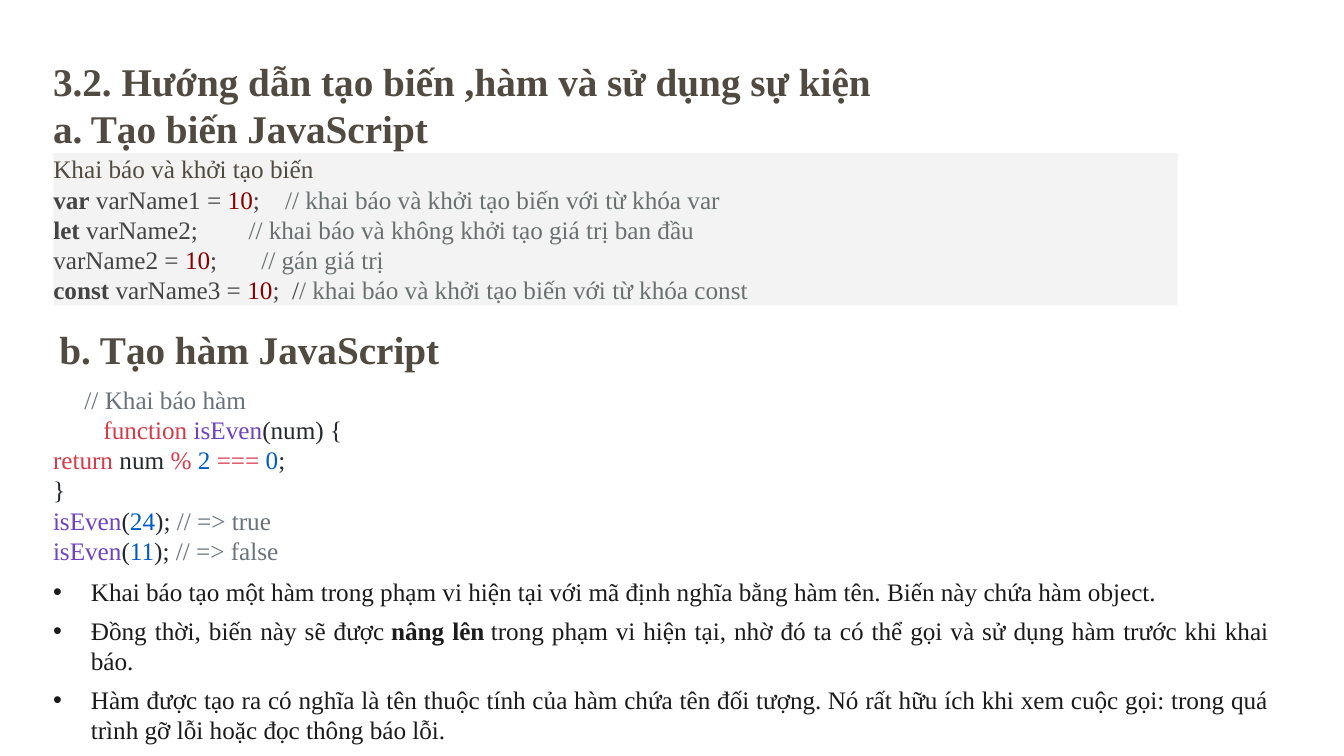
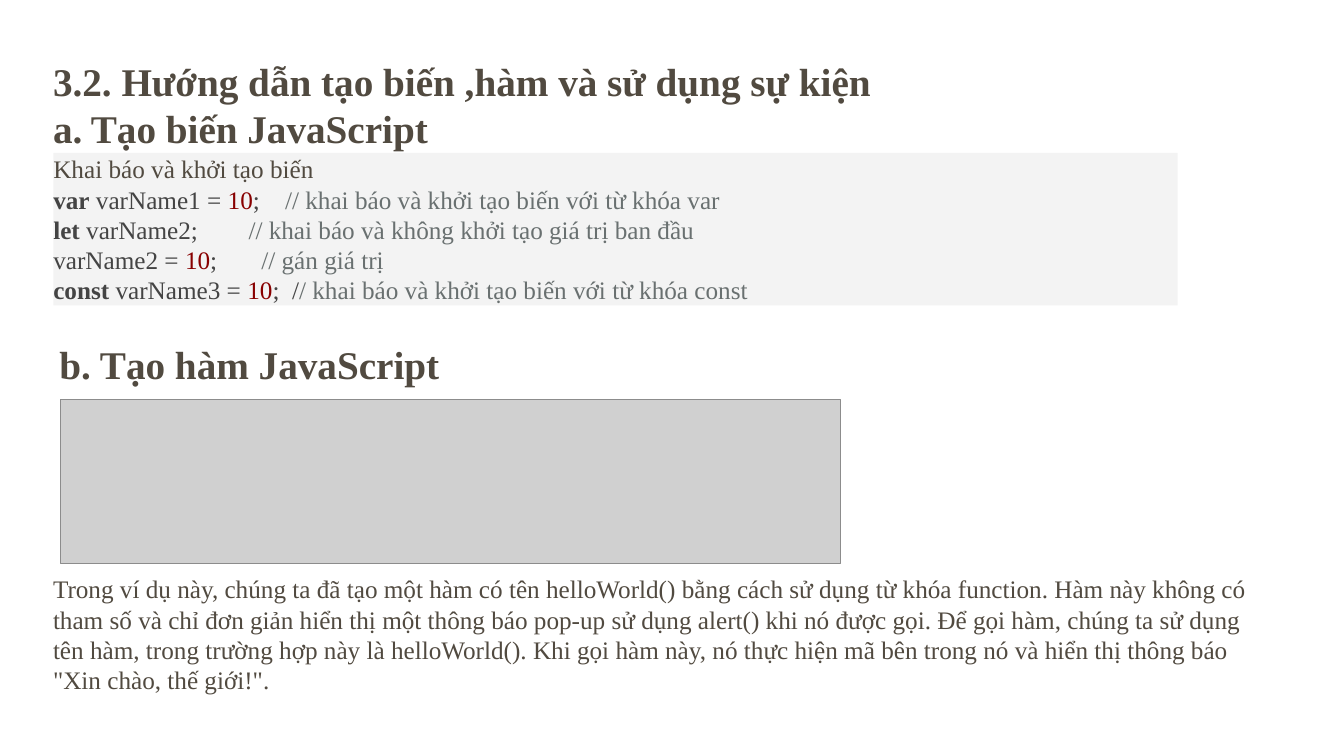
Before and after one commit to HaHung2/webnhom7, a slide deck: slide 10 of NHÓM-7-CÔNG-NGHỆ-WEB.pptx (slide 9 before the commit). Drawn at 1344x756 pixels with LibreOffice and Linux fonts; fonts in the diff are those of the drawing; grey boxes stand for pictures; background and template pictures are left out. Boxes give left, top, right and bottom in pixels: in the first picture for what was removed or moved away, otherwise in the second. Text is boxed around its words. In the diff, an @@ line names an element or a change of style, - is before the commit and + after.

```diff
--- a/NHÓM-7-CÔNG-NGHỆ-WEB.pptx
+++ b/NHÓM-7-CÔNG-NGHỆ-WEB.pptx
@@ text "b. Tạo hàm JavaScript": place and size @@
-text "b. Tạo hàm JavaScript" at (53,336,1268,745)
+text "b. Tạo hàm JavaScript" at (53,351,1245,695)
@@ picture added at (60,400,840,564) @@
@@ text at (53,579,1245,695): text changed; text colour #1B1B1B to #514A40 @@
-// Khai báo hàm
-function isEven(num) {
-return num % 2 === 0;
-}
-isEven(24); // => true
-isEven(11); // => false
-• Khai báo tạo một hàm trong phạm vi hiện tại với mã định nghĩa bằng hàm tên. Biến này chứa hàm object.
-• Đồng thời, biến này sẽ được nâng lên trong phạm vi hiện tại, nhờ đó ta có thể gọi và sử dụng hàm trước khi khai báo.
-• Hàm được tạo ra có nghĩa là tên thuộc tính của hàm chứa tên đối tượng. Nó rất hữu ích khi xem cuộc gọi: trong quá trình gỡ lỗi hoặc đọc thông báo lỗi.
+Trong ví dụ này, chúng ta đã tạo một hàm có tên helloWorld() bằng cách sử dụng từ khóa function. Hàm này không có tham số và chỉ đơn giản hiển thị một thông báo pop-up sử dụng alert() khi nó được gọi. Để gọi hàm, chúng ta sử dụng tên hàm, trong trường hợp này là helloWorld(). Khi gọi hàm này, nó thực hiện mã bên trong nó và hiển thị thông báo "Xin chào, thế giới!".
```
Also in this commit, not shown: 3 other slides changed, 1 slide added, 1 slide removed, 2 other files.
